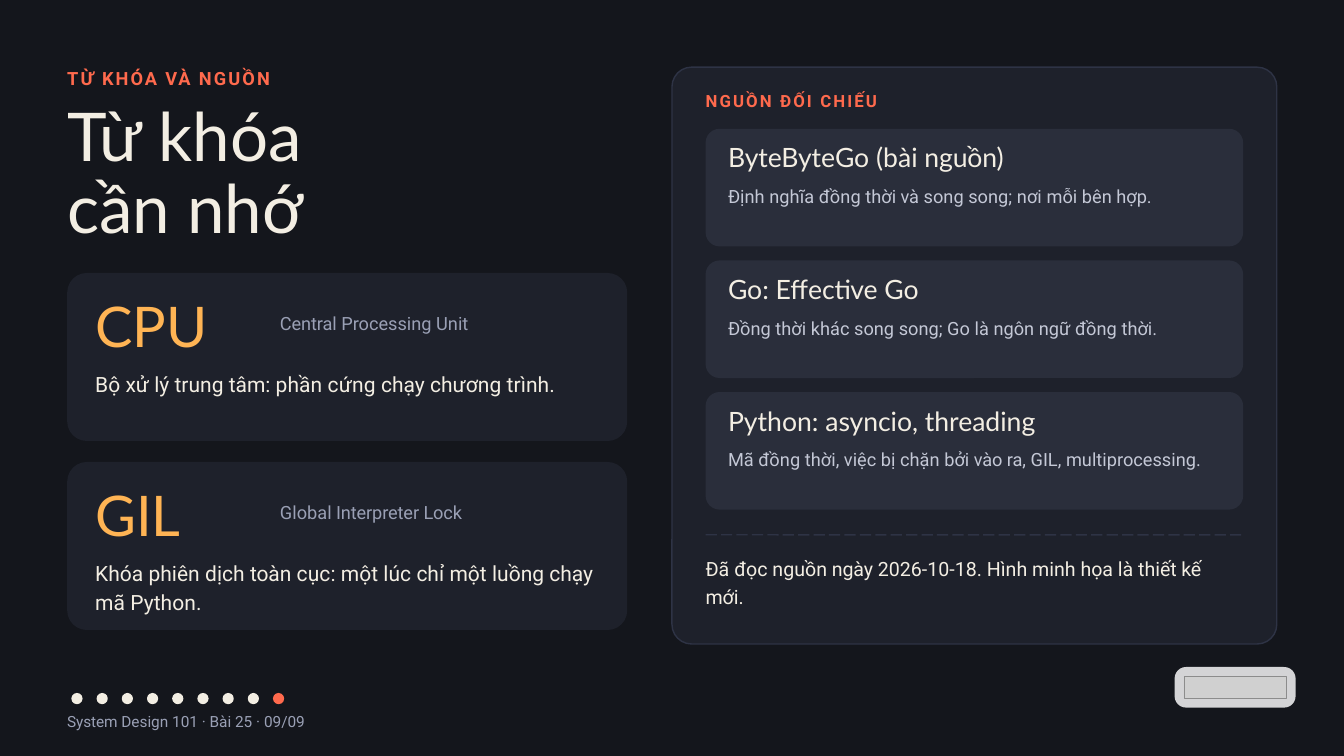
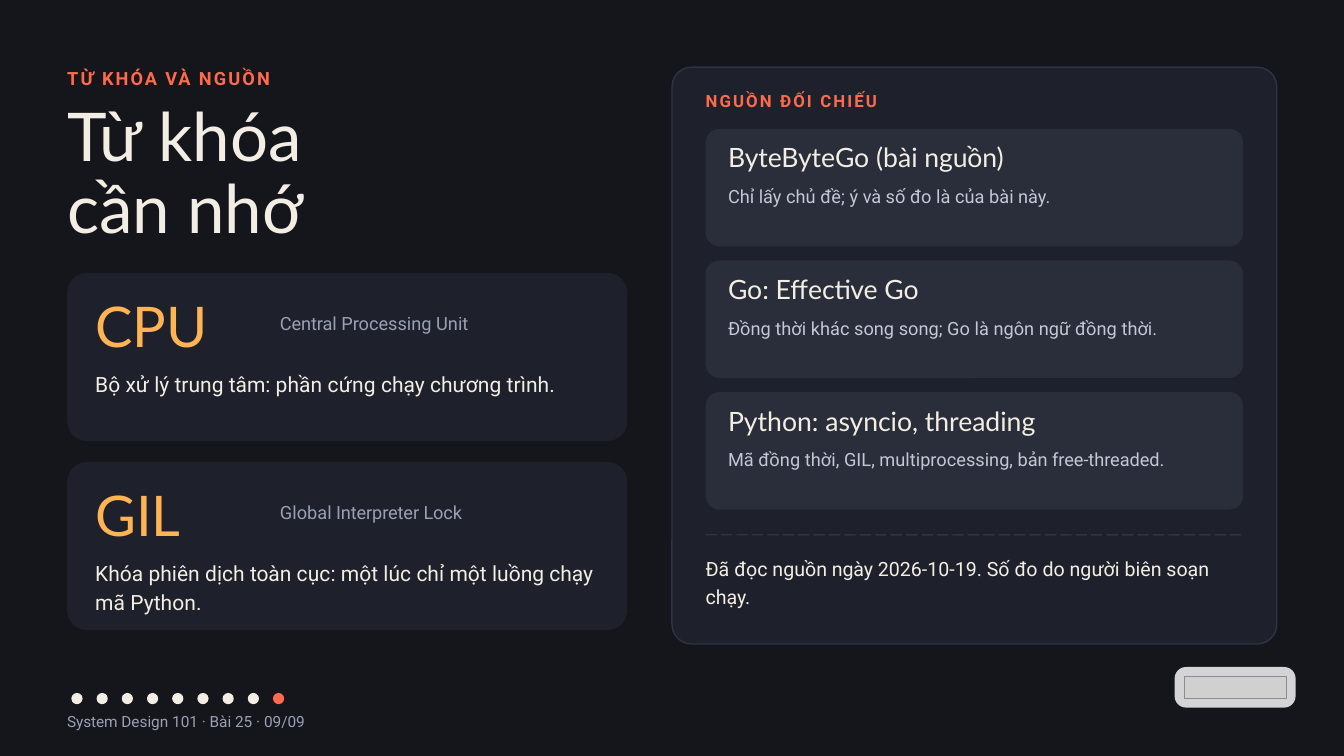
Before and after one commit to vohoailinh90/tool-marketing-studio, a slide deck: slide 9 of system-design-101/vi/lessons/sd-10-025/slides/sd-10-025.pptx. Drawn at 1344x756 pixels with LibreOffice and Linux fonts; fonts in the diff are those of the drawing; grey boxes stand for pictures. Boxes give left, top, right and bottom in pixels: in the first picture for what was removed or moved away, otherwise in the second. Text is boxed around its words. In the diff, an @@ line names an element or a change of style, - is before the commit and + after.

```diff
--- a/system-design-101/vi/lessons/sd-10-025/slides/sd-10-025.pptx
+++ b/system-design-101/vi/lessons/sd-10-025/slides/sd-10-025.pptx
@@ text at (728,188,1050,207): text changed @@
-Định nghĩa đồng thời và song song; nơi mỗi bên hợp.
+Chỉ lấy chủ đề; ý và số đo là của bài này.
@@ text at (728,451,1164,470): text changed @@
-Mã đồng thời, việc bị chặn bởi vào ra, GIL, multiprocessing.
+Mã đồng thời, GIL, multiprocessing, bản free-threaded.
@@ text at (706,560,1209,608): text changed @@
-Đã đọc nguồn ngày 2026-10-18. Hình minh họa là thiết kế mới.
+Đã đọc nguồn ngày 2026-10-19. Số đo do người biên soạn chạy.
```
Also in this commit, not shown: 8 other slides changed.
